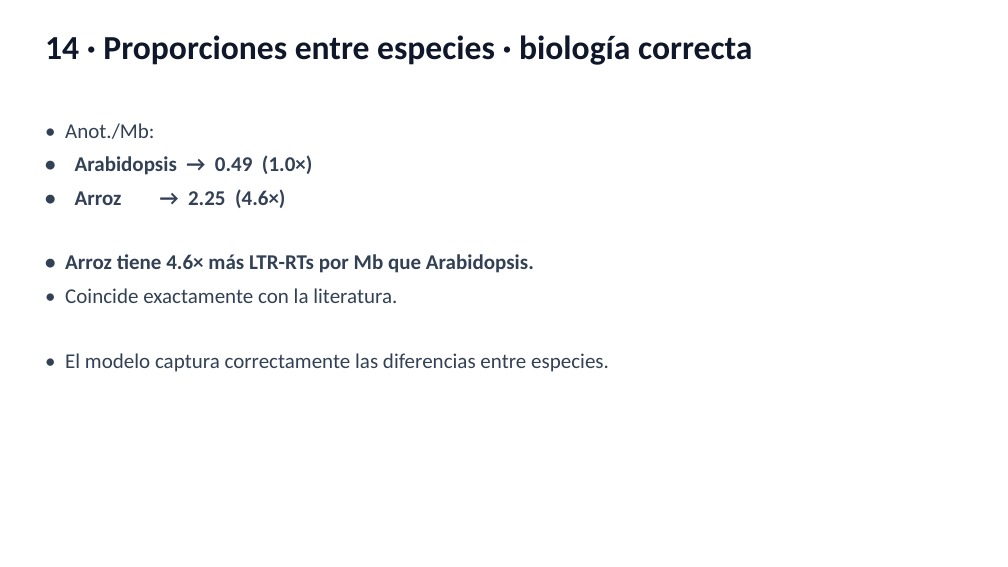
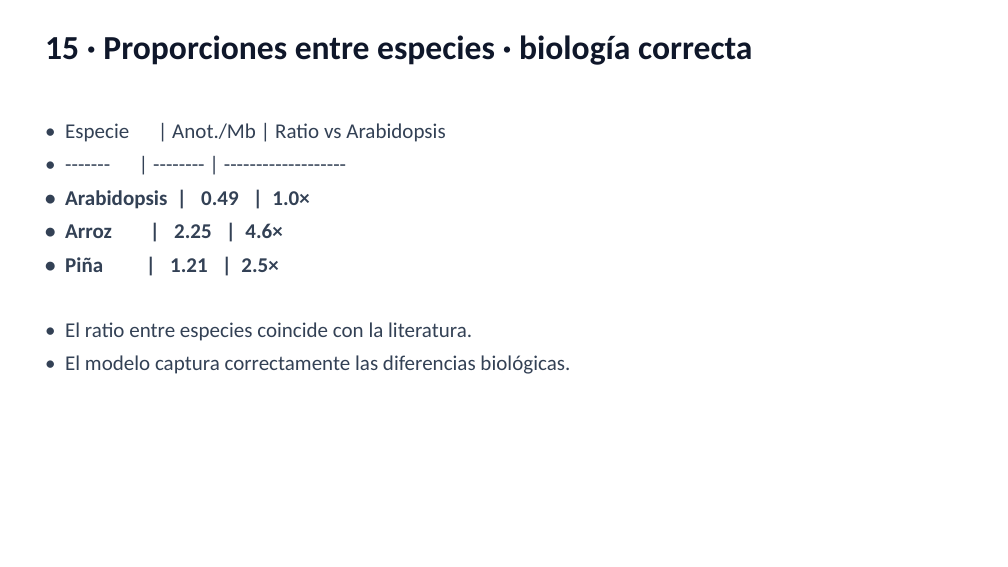
Before and after one commit to Inpactor3/Inpactor3-SegNT, a slide deck: slide 16 of docs/presentacion_final.pptx (slide 15 before the commit). Drawn at 1008x567 pixels with LibreOffice and Linux fonts; fonts in the diff are those of the drawing. Boxes give left, top, right and bottom in pixels: in the first picture for what was removed or moved away, otherwise in the second. Text is boxed around its words. In the diff, an @@ line names an element or a change of style, - is before the commit and + after.

Commit message:
docs: add piña results to presentation (463 anot, 1.11%)

```diff
--- a/docs/presentacion_final.pptx
+++ b/docs/presentacion_final.pptx
@@ text at [45,35,752,65]: text changed @@
-14 · Proporciones entre especies · biología correcta
+15 · Proporciones entre especies · biología correcta
@@ text at [65,123,570,374]: text changed @@
-• Anot./Mb:
-• Arabidopsis → 0.49 (1.0×)
-• Arroz → 2.25 (4.6×)
-• Arroz tiene 4.6× más LTR-RTs por Mb que Arabidopsis.
-• Coincide exactamente con la literatura.
-• El modelo captura correctamente las diferencias entre especies.
+• Especie | Anot./Mb | Ratio vs Arabidopsis
+• ------- | -------- | -------------------
+• Arabidopsis | 0.49 | 1.0×
+• Arroz | 2.25 | 4.6×
+• Piña | 1.21 | 2.5×
+• El ratio entre especies coincide con la literatura.
+• El modelo captura correctamente las diferencias biológicas.
```
Also in this commit, not shown: 1 slide added, 1 other file.
